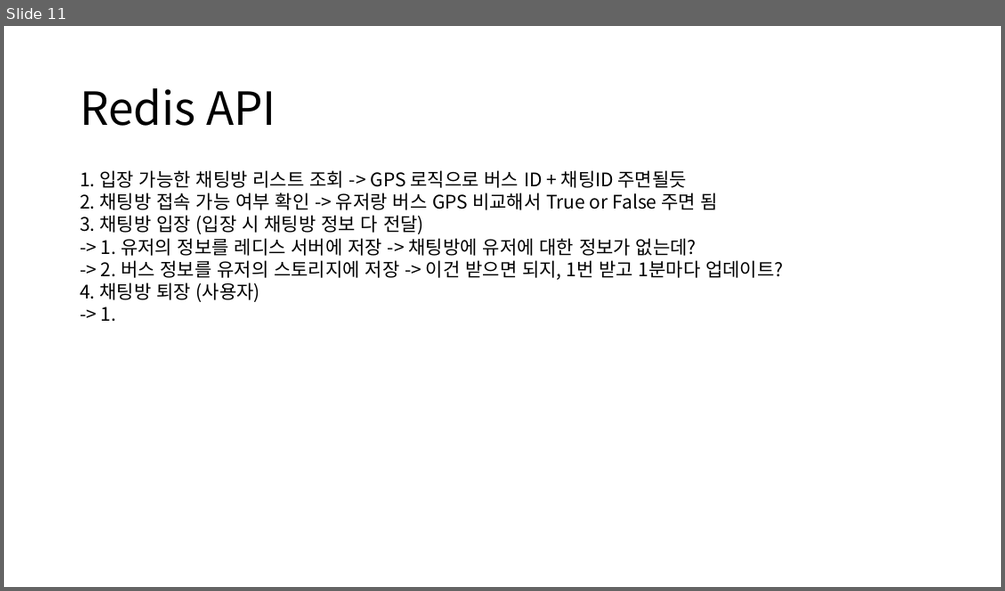
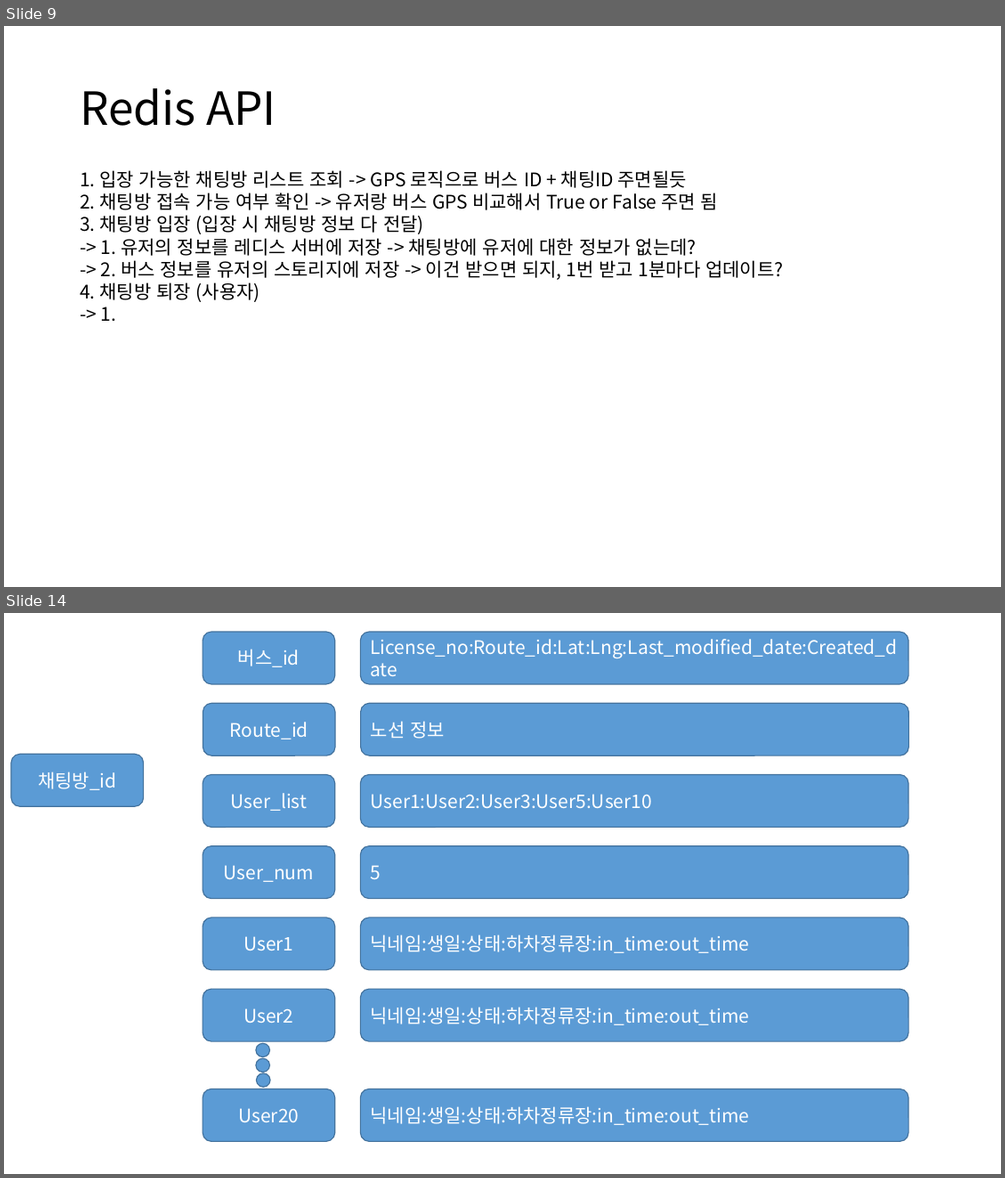
Before and after one commit to shy625/nangman-bus, a slide deck: hwi/PPT/Redis 자료구조.pptx. Shown one above the other, each under a label of ours: slide 11 before the commit, slides 9 and 14 after it; the slides between them are not shown. The pictures are 1005x591 and 1005x1178 pixels, drawn with LibreOffice and Linux fonts; fonts in the diff are those of the drawing. Boxes give left, top, right and bottom in pixels: in the first picture for what was removed or moved away, otherwise in the second. Text is boxed around its words. In the diff, an @@ line names an element or a change of style, - is before the commit and + after.

```diff
--- a/hwi/PPT/Redis 자료구조.pptx
+++ b/hwi/PPT/Redis 자료구조.pptx
@@ slide 14 added at [4,613,1001,1174], background #FFFFFF @@
@@ rounded rectangle added at [202,632,335,684], fill #5B9BD5, outline #43739E 1 pt, 18 pt, text #FFFFFF @@
+버스_id
@@ rounded rectangle added at [361,632,909,684], fill #5B9BD5, outline #43739E 1 pt, 18 pt, text #FFFFFF @@
+License_no:Route_id:Lat:Lng:Last_modified_date:Created_date
@@ rounded rectangle added at [202,704,335,755], fill #5B9BD5, outline #43739E 1 pt, 18 pt, text #FFFFFF @@
+Route_id
@@ rounded rectangle added at [361,704,909,755], fill #5B9BD5, outline #43739E 1 pt, 18 pt, text #FFFFFF @@
+노선 정보
@@ rounded rectangle added at [11,754,144,806], fill #5B9BD5, outline #43739E 1 pt, 18 pt, text #FFFFFF @@
+채팅방_id
@@ rounded rectangle added at [202,774,335,827], fill #5B9BD5, outline #43739E 1 pt, 18 pt, text #FFFFFF @@
+User_list
@@ rounded rectangle added at [361,774,909,827], fill #5B9BD5, outline #43739E 1 pt, 18 pt, text #FFFFFF @@
+User1:User2:User3:User5:User10
@@ rounded rectangle added at [202,846,335,899], fill #5B9BD5, outline #43739E 1 pt, 18 pt, text #FFFFFF @@
+User_num
@@ rounded rectangle added at [361,846,909,899], fill #5B9BD5, outline #43739E 1 pt, 18 pt, text #FFFFFF @@
+5
@@ rounded rectangle added at [202,917,335,970], fill #5B9BD5, outline #43739E 1 pt, 18 pt, text #FFFFFF @@
+User1
@@ rounded rectangle added at [361,917,909,970], fill #5B9BD5, outline #43739E 1 pt, 18 pt, text #FFFFFF @@
+닉네임:생일:상태:하차정류장:in_time:out_time
@@ rounded rectangle added at [202,989,335,1041], fill #5B9BD5, outline #43739E 1 pt, 18 pt, text #FFFFFF @@
+User2
@@ rounded rectangle added at [361,989,909,1041], fill #5B9BD5, outline #43739E 1 pt, 18 pt, text #FFFFFF @@
+닉네임:생일:상태:하차정류장:in_time:out_time
@@ ellipse added at [256,1043,270,1056], fill #5B9BD5, outline #43739E 1 pt @@
@@ ellipse added at [256,1059,270,1072], fill #5B9BD5, outline #43739E 1 pt @@
@@ rounded rectangle added at [202,1088,335,1141], fill #5B9BD5, outline #43739E 1 pt, 18 pt, text #FFFFFF @@
+User20
@@ ellipse added at [256,1073,270,1086], fill #5B9BD5, outline #43739E 1 pt @@
@@ rounded rectangle added at [361,1088,909,1141], fill #5B9BD5, outline #43739E 1 pt, 18 pt, text #FFFFFF @@
+닉네임:생일:상태:하차정류장:in_time:out_time
@@ what was slide 11 is now slide 9 @@
```
Also in this commit, not shown: 3 slides changed, 4 other slides added.
